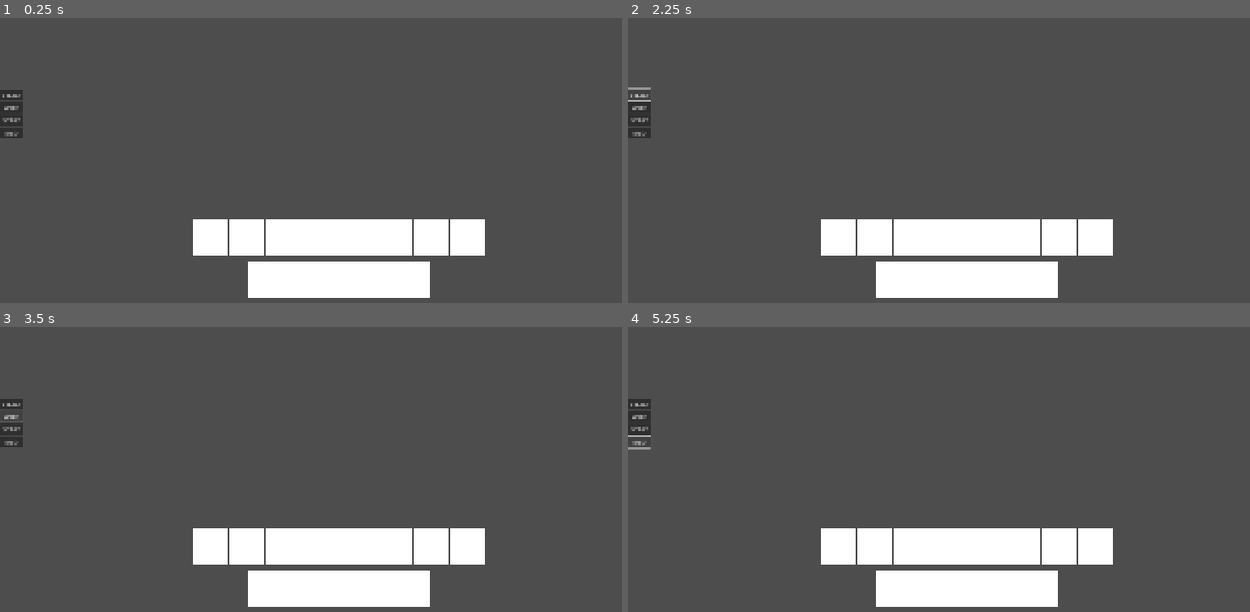
Above: before the commit, frames 1-4 (two rows, left to right).
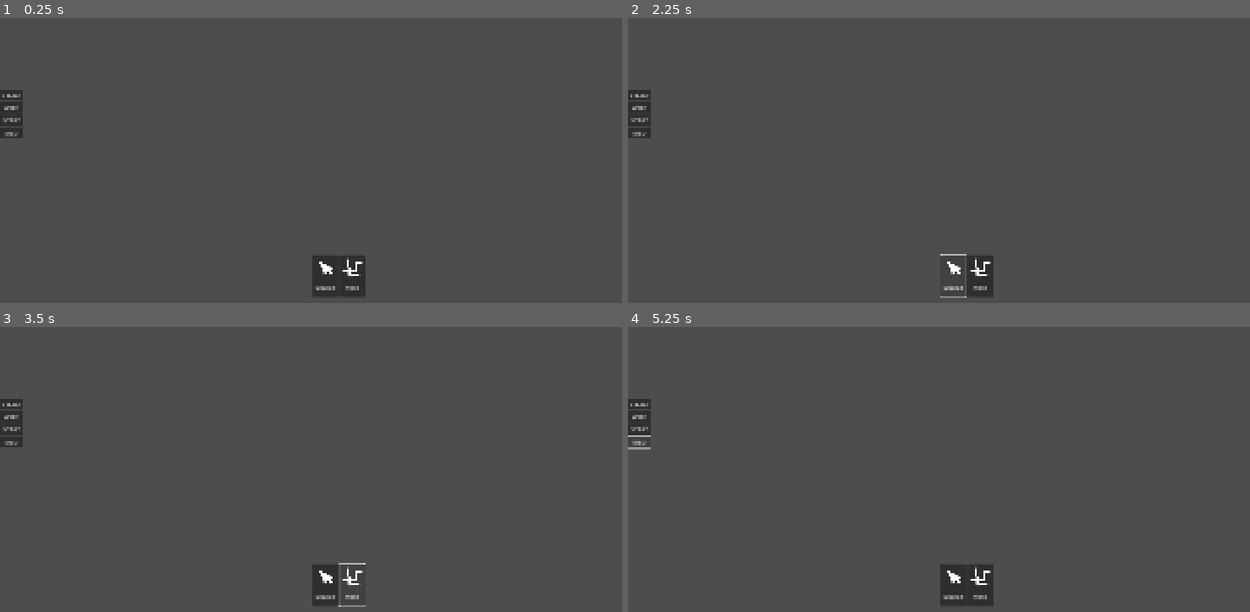
Above: after the commit, the same moments.

Repository: Aisudoragon/logic-gates
Game: Godot game, scene res://scenes/levels/playground/playground.tscn
The game is run twice, just before and just after one commit, with the same random seed, the same clock (stepped at 60 frames per second) and the same inputs. The engine's default icon, where the game draws it, is replaced by a stand-in: a white triangle on a blue panel in a dark square.
Inputs:
- Up to frame 1 (0.25 s): no input
- Up to frame 2 (2.25 s): click "SELECT" at 0.5 s; click "WIRE" at 1.25 s; click "SELECT" at 2 s
- Up to frame 3 (3.5 s): click "WIRE" at 2.75 s
- Up to frame 4 (5.25 s): click "START" at 3.5 s; click "START" at 4.25 s; click "END" at 5 s

The runs differ from the first frame. In frame 1, 9.7% of the frame differs, in the area x 31-78%, y 70-99%; in frame 2, 9.6%; in frame 3, 9.6%; in frame 4, 9.7%.

Commit message:
Added couple test buttons for editor interface

Diff:
--- /dev/null
+++ b/scenes/interfaces/editor_interface.tscn
@@ -0,0 +1,31 @@
+[gd_scene load_steps=3 format=3 uid="uid://ba0bl16fuws1s"]
+
+[ext_resource type="Texture2D" uid="uid://fhjnqem02rdj" path="res://assets/resources/textures/cursor.png" id="1_q7lvh"]
+[ext_resource type="Texture2D" uid="uid://mlshv5b0su4p" path="res://assets/resources/textures/wire_icon.png" id="2_4grtn"]
+
+[node name="EditorInterface" type="CanvasLayer"]
+
+[node name="HBoxContainer" type="HBoxContainer" parent="."]
+anchors_preset = 12
+anchor_top = 1.0
+anchor_right = 1.0
+anchor_bottom = 1.0
+offset_bottom = -20.0
+grow_horizontal = 2
+grow_vertical = 0
+size_flags_vertical = 8
+alignment = 1
+
+[node name="SelectThings" type="Button" parent="HBoxContainer"]
+layout_mode = 2
+text = "SELECT"
+icon = ExtResource("1_q7lvh")
+icon_alignment = 1
+vertical_icon_alignment = 0
+
+[node name="DrawWire" type="Button" parent="HBoxContainer"]
+layout_mode = 2
+text = "WIRE"
+icon = ExtResource("2_4grtn")
+icon_alignment = 1
+vertical_icon_alignment = 0
--- a/scenes/interfaces/hud.tscn
+++ /dev/null
@@ -1,77 +0,0 @@
-[gd_scene format=3 uid="uid://ba0bl16fuws1s"]
-
-[node name="HUD" type="CanvasLayer"]
-
-[node name="HBoxContainer" type="HBoxContainer" parent="."]
-anchors_preset = -1
-anchor_top = 1.0
-anchor_right = 1.0
-anchor_bottom = 1.0
-offset_bottom = -20.0
-grow_horizontal = 2
-grow_vertical = 0
-size_flags_vertical = 8
-alignment = 1
-
-[node name="ColorRect" type="ColorRect" parent="HBoxContainer"]
-custom_minimum_size = Vector2(100, 100)
-layout_mode = 2
-
-[node name="ColorRect2" type="ColorRect" parent="HBoxContainer"]
-custom_minimum_size = Vector2(100, 100)
-layout_mode = 2
-
-[node name="ColorRect3" type="ColorRect" parent="HBoxContainer"]
-custom_minimum_size = Vector2(100, 100)
-layout_mode = 2
-
-[node name="ColorRect4" type="ColorRect" parent="HBoxContainer"]
-custom_minimum_size = Vector2(100, 100)
-layout_mode = 2
-
-[node name="ColorRect5" type="ColorRect" parent="HBoxContainer"]
-custom_minimum_size = Vector2(100, 100)
-layout_mode = 2
-
-[node name="HBoxContainer2" type="HBoxContainer" parent="."]
-anchors_preset = -1
-anchor_top = 1.0
-anchor_right = 1.0
-anchor_bottom = 1.0
-offset_bottom = -140.0
-grow_horizontal = 2
-grow_vertical = 0
-size_flags_vertical = 8
-alignment = 1
-
-[node name="ColorRect" type="ColorRect" parent="HBoxContainer2"]
-custom_minimum_size = Vector2(100, 100)
-layout_mode = 2
-
-[node name="ColorRect2" type="ColorRect" parent="HBoxContainer2"]
-custom_minimum_size = Vector2(100, 100)
-layout_mode = 2
-
-[node name="ColorRect3" type="ColorRect" parent="HBoxContainer2"]
-custom_minimum_size = Vector2(100, 100)
-layout_mode = 2
-
-[node name="ColorRect4" type="ColorRect" parent="HBoxContainer2"]
-custom_minimum_size = Vector2(100, 100)
-layout_mode = 2
-
-[node name="ColorRect5" type="ColorRect" parent="HBoxContainer2"]
-custom_minimum_size = Vector2(100, 100)
-layout_mode = 2
-
-[node name="ColorRect6" type="ColorRect" parent="HBoxContainer2"]
-custom_minimum_size = Vector2(100, 100)
-layout_mode = 2
-
-[node name="ColorRect7" type="ColorRect" parent="HBoxContainer2"]
-custom_minimum_size = Vector2(100, 100)
-layout_mode = 2
-
-[node name="ColorRect8" type="ColorRect" parent="HBoxContainer2"]
-custom_minimum_size = Vector2(100, 100)
-layout_mode = 2
--- a/scenes/levels/playground/playground.tscn
+++ b/scenes/levels/playground/playground.tscn
@@ -6,7 +6,7 @@
 [ext_resource type="Script" uid="uid://iua6lifhsyfb" path="res://scenes/levels/playground/camera_2d.gd" id="3_dsu8x"]
 [ext_resource type="Script" uid="uid://w6dok6yxgi4x" path="res://scenes/levels/playground/wire_logic.gd" id="4_kqs0i"]
 [ext_resource type="TileSet" uid="uid://boqjjkshra24t" path="res://assets/resources/tilesets/gate_tileset.tres" id="4_myh4h"]
-[ext_resource type="PackedScene" uid="uid://ba0bl16fuws1s" path="res://scenes/interfaces/hud.tscn" id="7_dhyt4"]
+[ext_resource type="PackedScene" uid="uid://ba0bl16fuws1s" path="res://scenes/interfaces/editor_interface.tscn" id="7_dhyt4"]
 
 [sub_resource type="TileSetAtlasSource" id="TileSetAtlasSource_qivgt"]
 texture = ExtResource("3_cfd3d")
Binary file added: assets/resources/textures/cursor.png
Not shown, added: assets/resources/textures/cursor.png.import
Binary file added: assets/resources/textures/wire_icon.png
Not shown, added: assets/resources/textures/wire_icon.png.import
